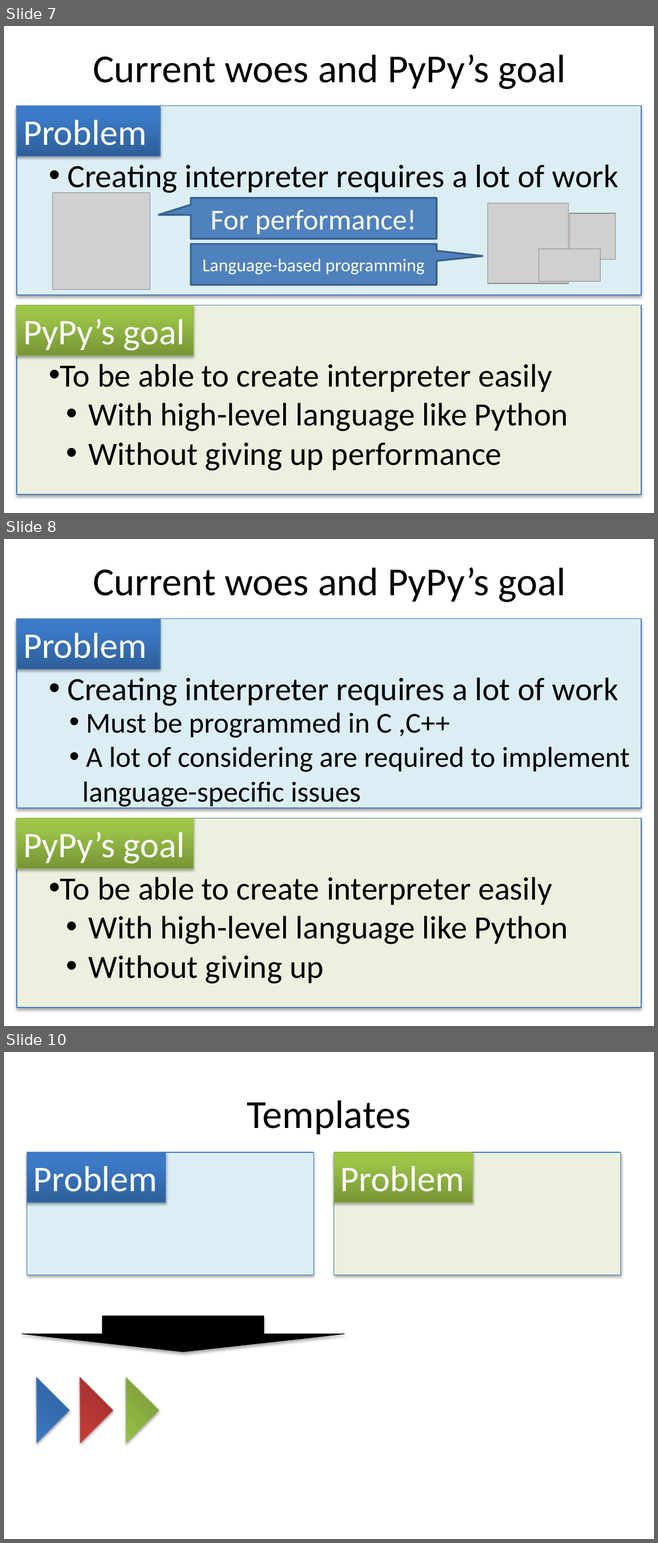
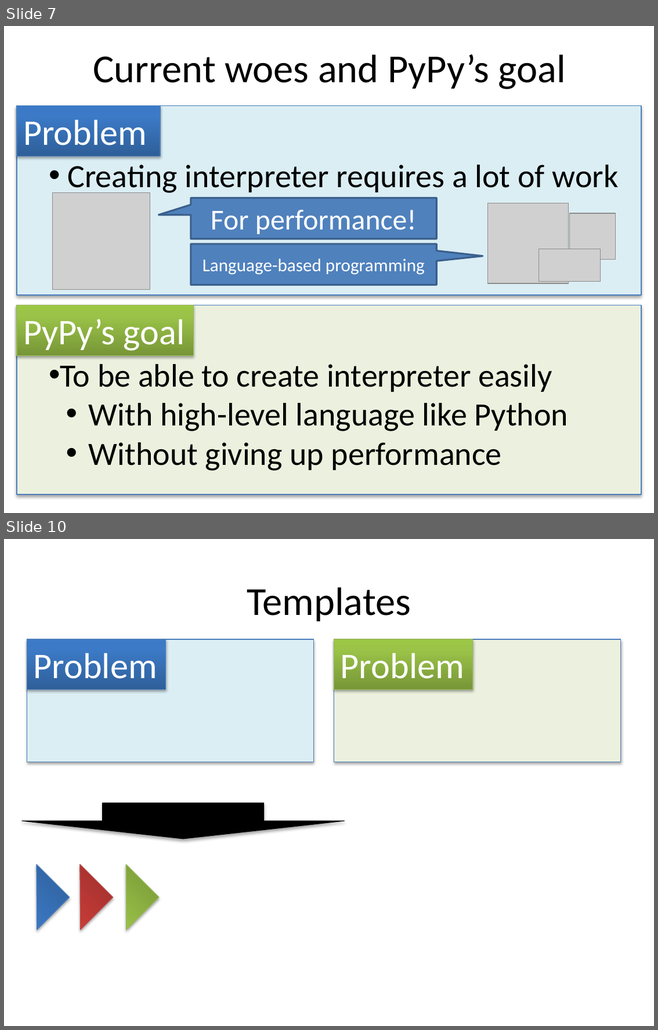
Before and after one commit to ryotaro/pyconjp2012slide, a slide deck: master/Fundamental Technologies Used in PyPy JIT Compiler.pptx. Shown one above the other, each under a label of ours: slides 7, 8 and 10 before the commit, slides 7 and 10 after it; the slides between them are not shown. The pictures are 658x1543 and 658x1030 pixels, drawn with LibreOffice and Linux fonts; fonts in the diff are those of the drawing; grey boxes stand for pictures. Boxes give left, top, right and bottom in pixels: in the first picture for what was removed or moved away, otherwise in the second. Text is boxed around its words. In the diff, an @@ line names an element or a change of style, - is before the commit and + after.

```diff
--- a/master/Fundamental Technologies Used in PyPy JIT Compiler.pptx
+++ b/master/Fundamental Technologies Used in PyPy JIT Compiler.pptx
@@ slide 8 removed at bbox=[4, 539, 654, 1026], background #FFFFFF @@
@@ title removed at bbox=[93, 567, 565, 602] @@
-Current woes and PyPy’s goal
@@ rectangle removed at bbox=[17, 619, 641, 808] @@
@@ rectangle removed at bbox=[17, 619, 160, 669] @@
-Problem
@@ text removed at bbox=[67, 678, 618, 706] @@
-• Creating interpreter requires a lot of work
@@ text removed at bbox=[82, 712, 629, 809] @@
-• Must be programmed in C ,C++
-• A lot of considering are required to implement
-  language-specific issues
@@ rectangle removed at bbox=[17, 819, 641, 1008] @@
@@ rectangle removed at bbox=[17, 819, 194, 868] @@
-PyPy’s goal
@@ text removed at bbox=[60, 877, 568, 984] @@
-• To be able to create interpreter easily
-  • With high-level language like Python
-  • Without giving up
```
Also in this commit, not shown: 1 slide changed, 2 slides added, 1 other slide removed.
